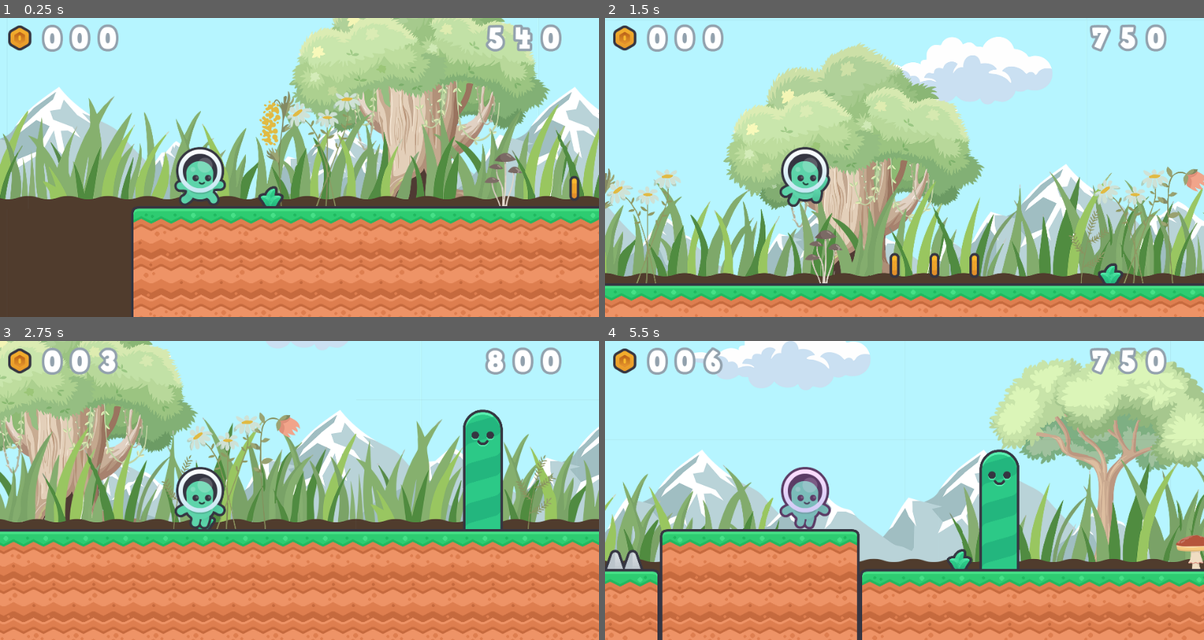
Above: before the commit, frames 1-4 (two rows, left to right).
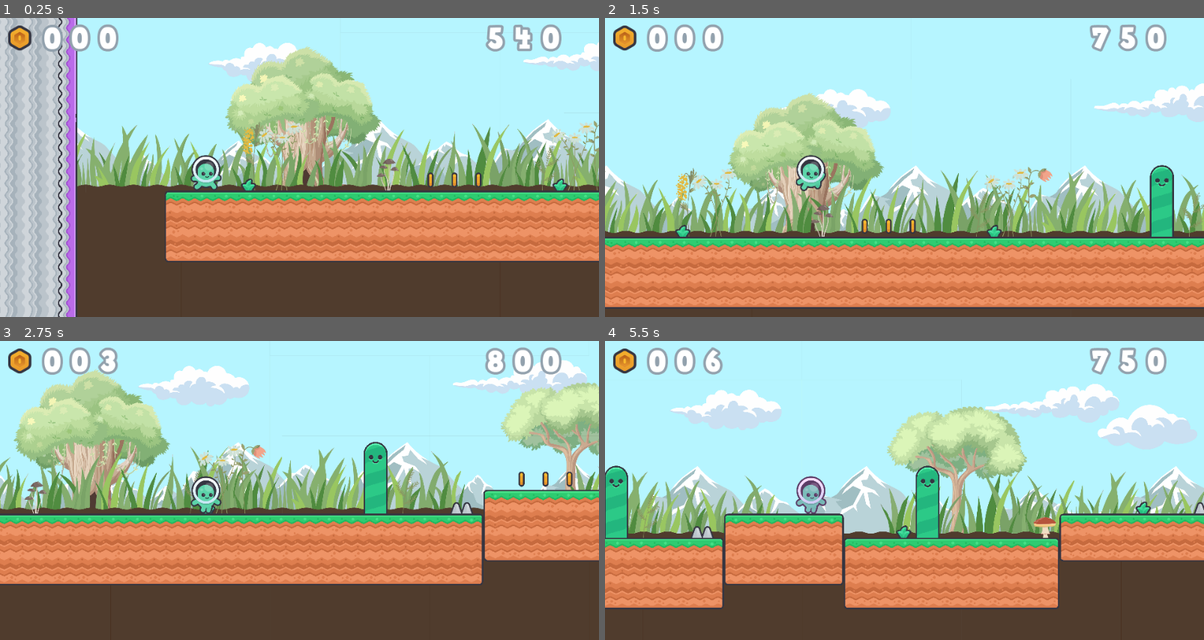
Above: after the commit, the same moments.

Repository: Levartar/Carrot-Dash
Game: Godot game, scene res://game.tscn
Same seed, same stepped clock (60 frames per second), same inputs: the game is played once before the commit and once after it. The engine's default icon, where the game draws it, is replaced by a stand-in: a white triangle on a blue panel in a dark square.
Inputs:
- Up to frame 1 (0.25 s): no input
- Up to frame 2 (1.5 s): tap S (slide) at 0.6, 1.35 s; tap Space (jump) at 0.77 s
- Up to frame 3 (2.75 s): tap Space (jump) at 1.52 s; tap S (slide) at 2.1 s
- Up to frame 4 (5.5 s): tap S (slide) every 0.75 s from 2.85 to 5.1 s; tap Space (jump) at 3.02, 3.77, 4.52 s

The runs differ from the first frame. In frame 1, 68% of the frame differs, in the area x 0-100%, y 0-100%; in frame 2, 54%; in frame 3, 66%; in frame 4, 61%.

Commit message:
change character camera zoom

Diff:
--- a/player.tscn
+++ b/player.tscn
@@ -153,8 +153,8 @@
 shape = SubResource("RectangleShape2D_ivps1")
 
 [node name="Camera2D" type="Camera2D" parent="."]
-position = Vector2(319, 0)
-zoom = Vector2(0.5, 0.5)
+position = Vector2(500, 0)
+zoom = Vector2(0.3, 0.3)
 
 [node name="Game_Hud" parent="." instance=ExtResource("4_dw050")]
 offset_left = -629.0
